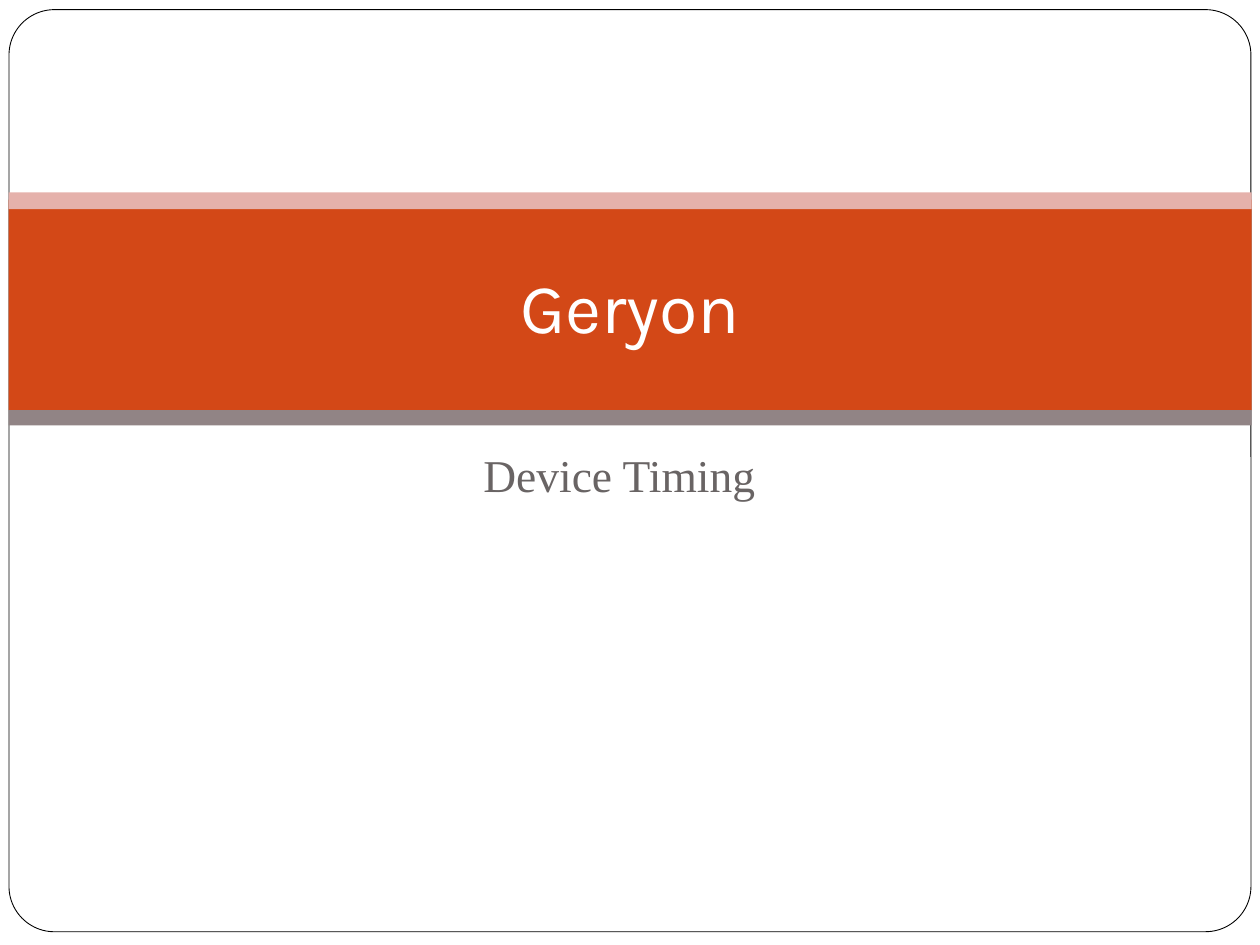
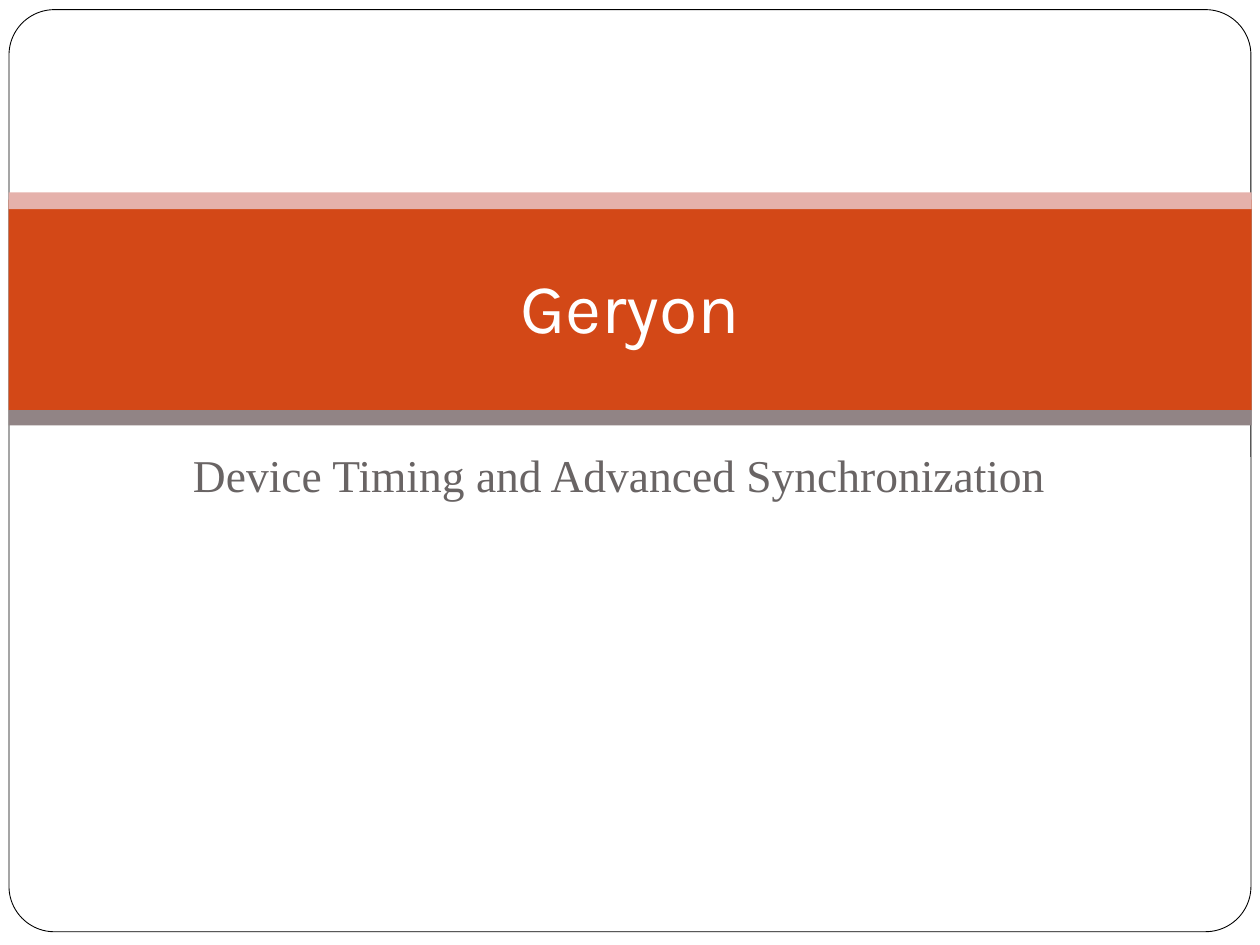
Before and after one commit to scicomp/geryon, a slide deck: slide 38 of geryon.pptx. Drawn at 1260x945 pixels with LibreOffice and Linux fonts; fonts in the diff are those of the drawing; background and template pictures are left out. Boxes give left, top, right and bottom in pixels: in the first picture for what was removed or moved away, otherwise in the second. Text is boxed around its words. In the diff, an @@ line names an element or a change of style, - is before the commit and + after.

```diff
--- a/geryon.pptx
+++ b/geryon.pptx
@@ subtitle at [193,460,1044,501]: text changed @@
-Device Timing
+Device Timing and Advanced Synchronization
```
Also in this commit, not shown: 3 other slides changed, 1 slide added.
